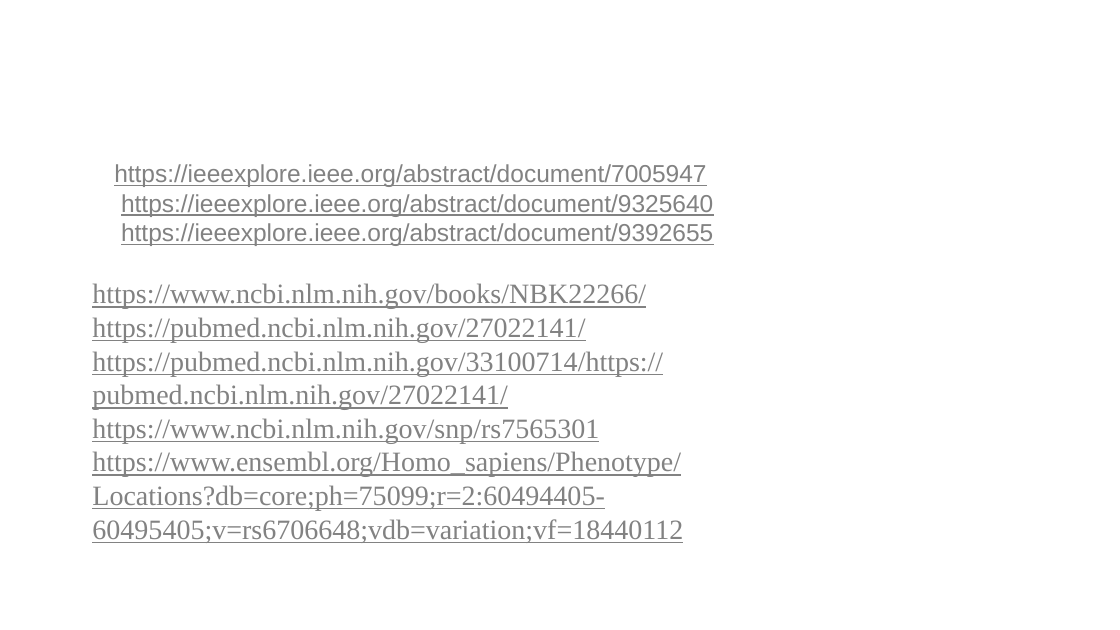
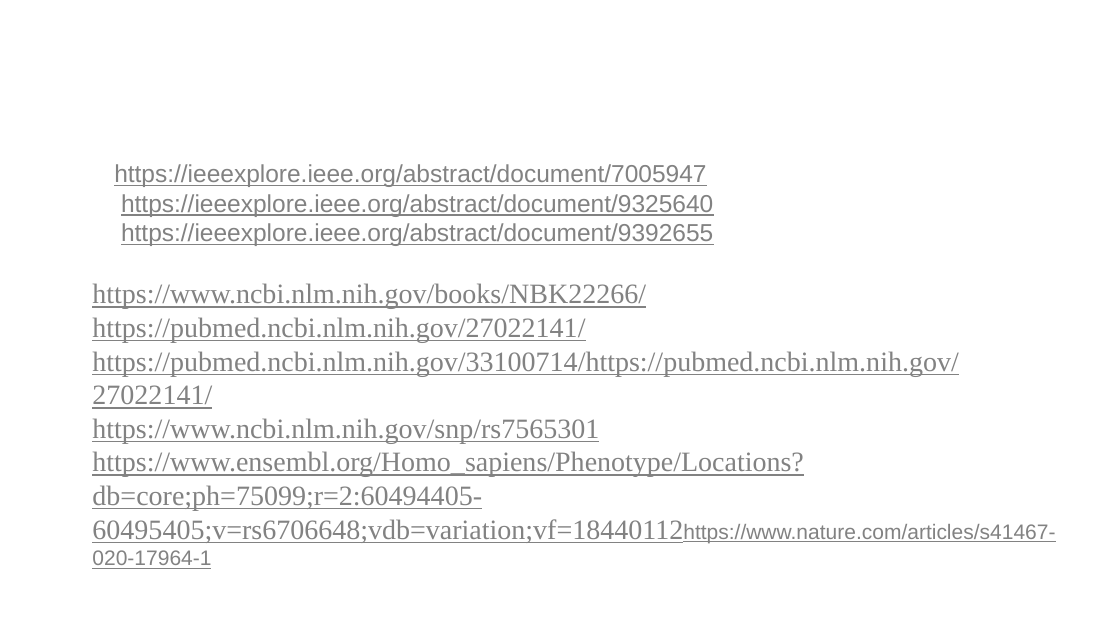
Before and after one commit to YoussifAssem/Genatac, a slide deck: slide 18 of E-Genetics/Proposal/genetics(2).pptx. Drawn at 1120x630 pixels with LibreOffice and Linux fonts; fonts in the diff are those of the drawing; background and template pictures are left out. Boxes give left, top, right and bottom in pixels: in the first picture for what was removed or moved away, otherwise in the second. Text is boxed around its words. In the diff, an @@ line names an element or a change of style, - is before the commit and + after.

```diff
--- a/E-Genetics/Proposal/genetics(2).pptx
+++ b/E-Genetics/Proposal/genetics(2).pptx
@@ text at box(92, 451, 1055, 569): text changed @@
-● https://www.ensembl.org/Homo_sapiens/Phenotype/Locations?db=core;ph=75099;r=2:60494405-60495405;v=rs6706648;vdb=variation;vf=18440112
+● https://www.ensembl.org/Homo_sapiens/Phenotype/Locations?db=core;ph=75099;r=2:60494405-60495405;v=rs6706648;vdb=variation;vf=18440112https://www.nature.com/articles/s41467-020-17964-1
```
Also in this commit, not shown: 6 other slides changed.
